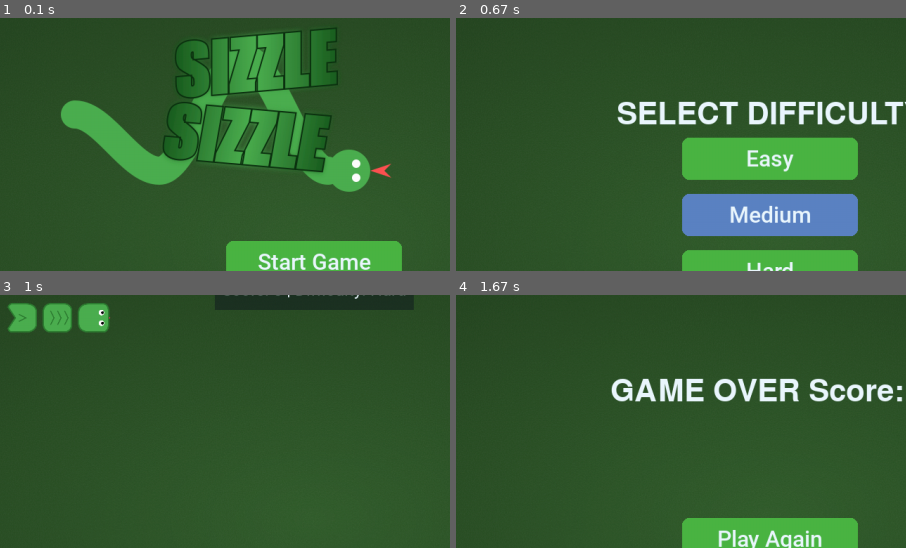
Above: before the commit, frames 1-4 (two rows, left to right).
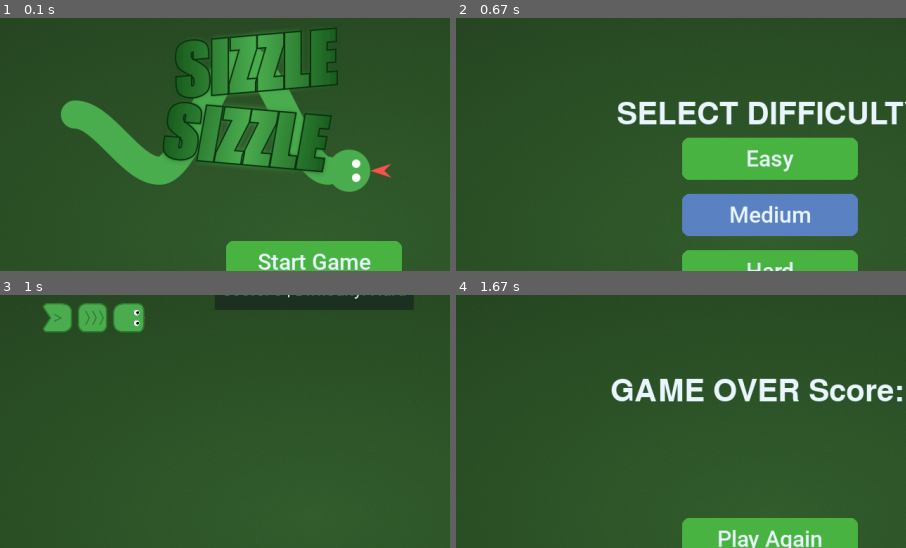
Above: after the commit, the same moments.

Repository: VietDSK6/snake-pygame
Game: pygame game, started from main.py
Two runs of this game, one before a commit and one after it. Both use one fixed random seed, a clock stepped at 60 frames per second and the inputs below.
Inputs (mouse positions are % of the whole screen's width and height, from its top left):
- Up to frame 1 (0.1 s): no input
- Up to frame 2 (0.67 s): click (50, 50) at 0.38 s
- Up to frame 3 (1 s): click (50, 57) at 0.72 s
- Up to frame 4 (1.67 s): tap W at 1 s; click (19, 73) at 1.38 s
The pictures show only the part of the screen within x 15-65%, y 6-56%; the shares and areas given below are measured in that part.

Frames 1-2 are identical in both runs. In frame 3, 1.8% of the frame differs, in the area x 1-33%, y 3-15%; in frame 4, nothing differs.

Commit message:
config difficult speed

Diff:
--- a/config.py
+++ b/config.py
@@ -31,7 +31,7 @@
 DIFFICULTIES = {
     "Easy": 7,
     "Medium": 10,
-    "Hard": 12,
-    "Harder": 15,
-    "Impossible": 25
+    "Hard": 15,
+    "Harder": 20,
+    "Impossible": 30
 }
